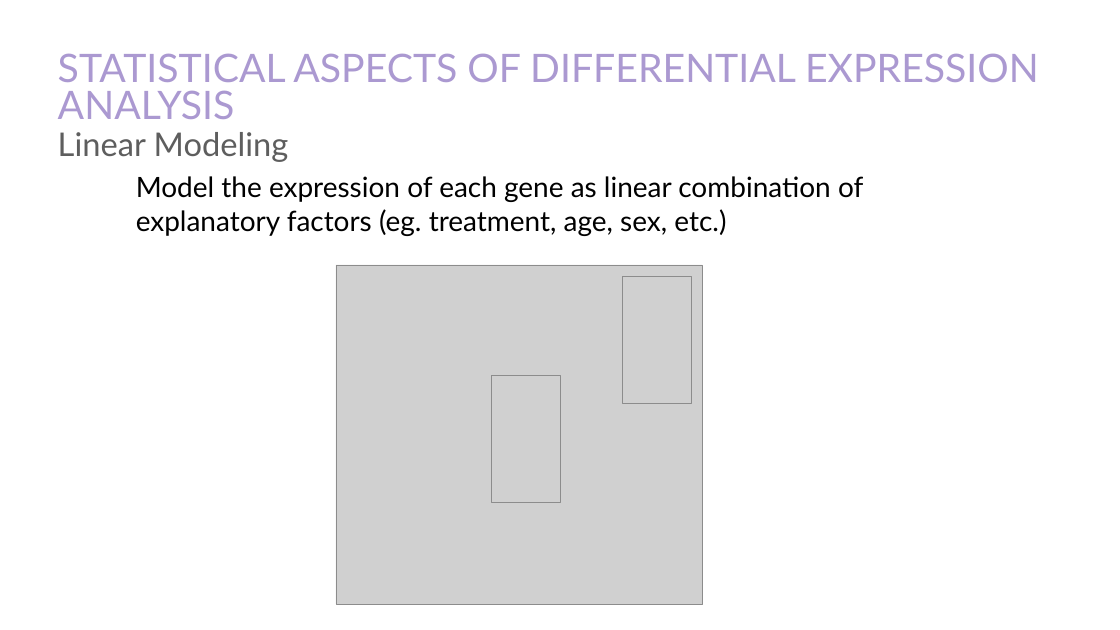
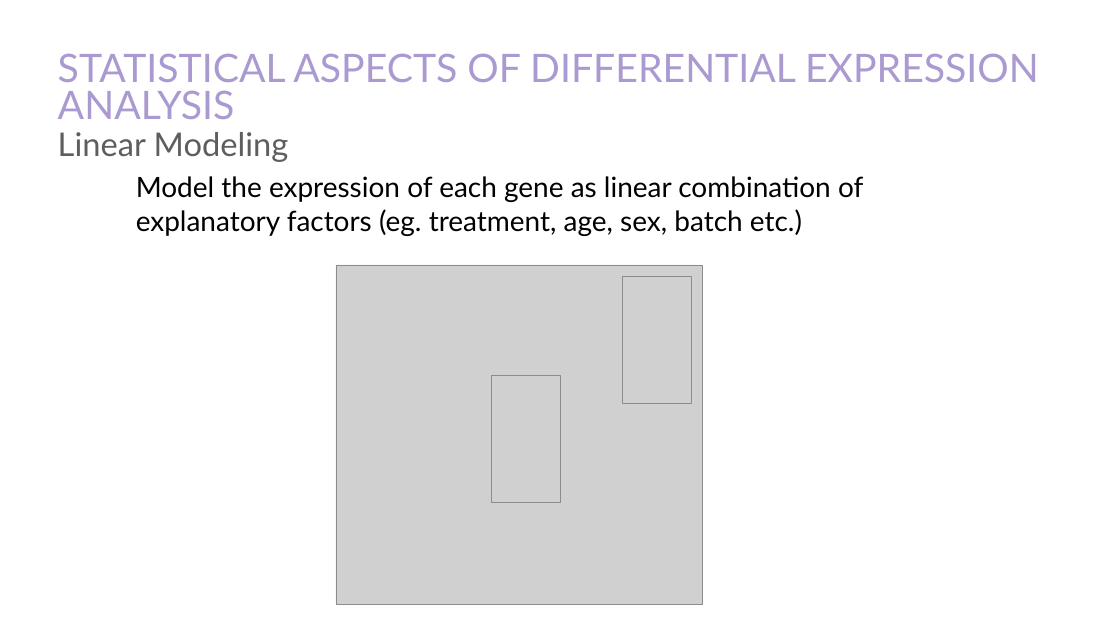
Before and after one commit to bioinformatics-core-shared-training/Bulk_RNAseq_Course_Base, a slide deck: slide 49 of additional_scripts_and_materials/07_Statistics_1.pptx (slide 47 before the commit). Drawn at 1120x630 pixels with LibreOffice and Linux fonts; fonts in the diff are those of the drawing; grey boxes stand for pictures. Boxes give left, top, right and bottom in pixels: in the first picture for what was removed or moved away, otherwise in the second. Text is boxed around its words. In the diff, an @@ line names an element or a change of style, - is before the commit and + after.

```diff
--- a/additional_scripts_and_materials/07_Statistics_1.pptx
+++ b/additional_scripts_and_materials/07_Statistics_1.pptx
@@ text at [136, 176, 863, 236]: text changed @@
-Model the expression of each gene as linear combination of explanatory factors (eg. treatment, age, sex, etc.)
+Model the expression of each gene as linear combination of explanatory factors (eg. treatment, age, sex, batch etc.)
```
Also in this commit, not shown: 14 other slides changed, 3 slides added, 2 slides removed, 3 other files.
